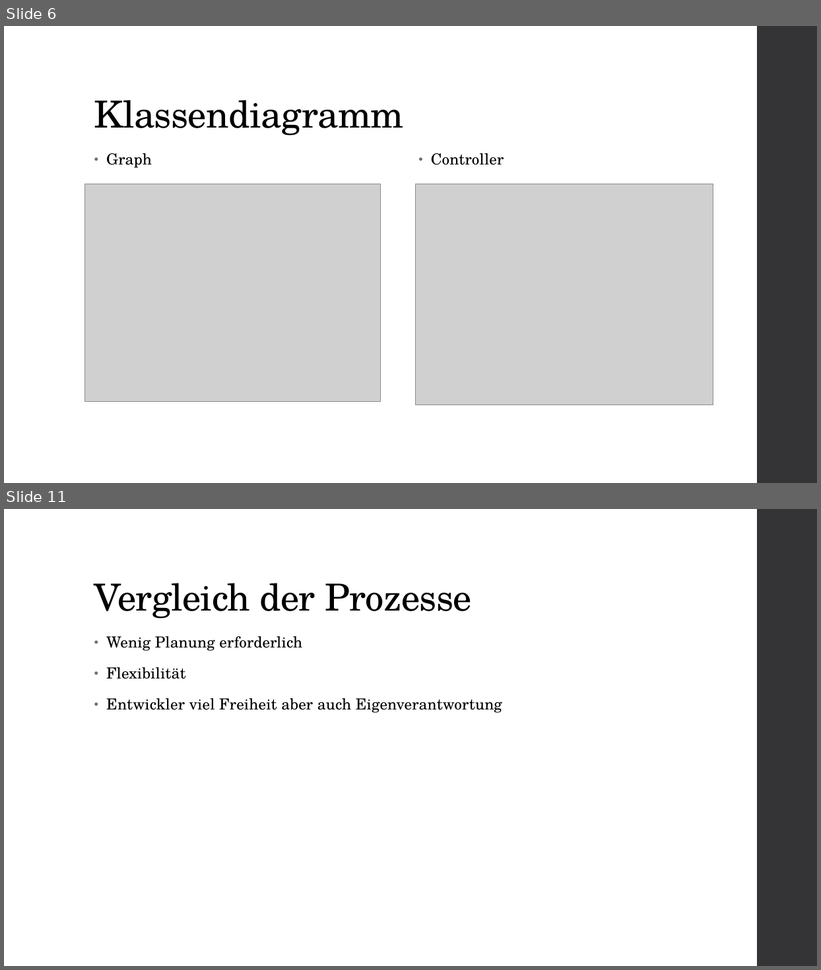
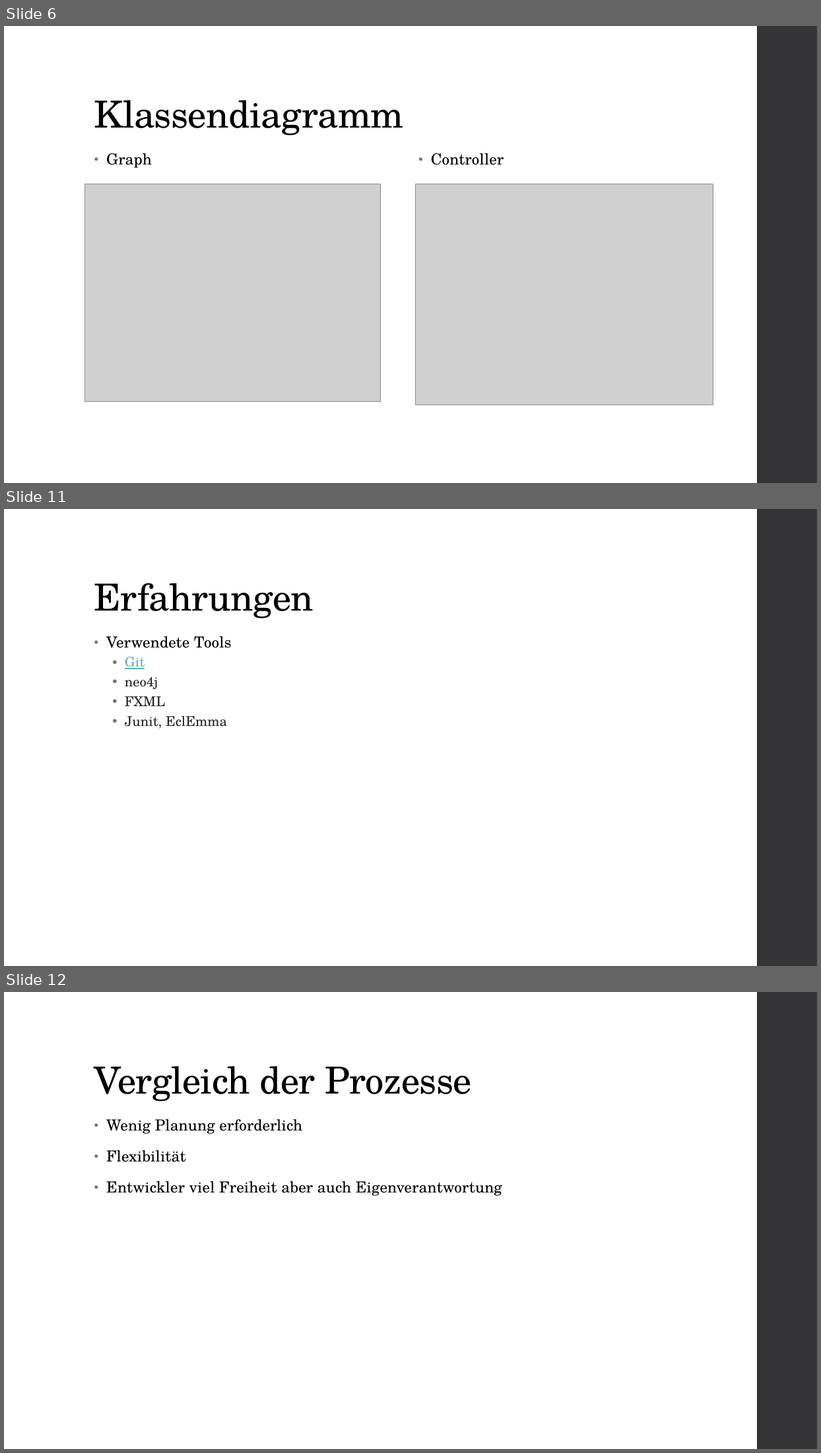
Before and after one commit to SWEHashiSG/hashi, a slide deck: documentation/Präsentation_Hashi_TeamSG.pptx. Shown one above the other, each under a label of ours: slides 6 and 11 before the commit, slides 6, 11 and 12 after it; the slides between them are not shown. The pictures are 821x970 and 821x1453 pixels, drawn with LibreOffice and Linux fonts; fonts in the diff are those of the drawing; grey boxes stand for pictures. Boxes give left, top, right and bottom in pixels: in the first picture for what was removed or moved away, otherwise in the second. Text is boxed around its words. In the diff, an @@ line names an element or a change of style, - is before the commit and + after.

```diff
--- a/documentation/Präsentation_Hashi_TeamSG.pptx
+++ b/documentation/Präsentation_Hashi_TeamSG.pptx
@@ slide 11 added at (4, 509, 817, 966), background #FFFFFF; not listed: 1 template element that a slide beside it also shows @@
@@ title added at (94, 583, 314, 619), 44 pt, text #000000 @@
+Erfahrungen
@@ text added at (106, 636, 231, 729), 16 pt, text #262626 @@
+• Verwendete Tools
+  • Git
+  • neo4j
+  • FXML
+  • Junit, EclEmma
@@ what was slide 11 is now slide 12 @@
```
Also in this commit, not shown: 6 slides changed.
